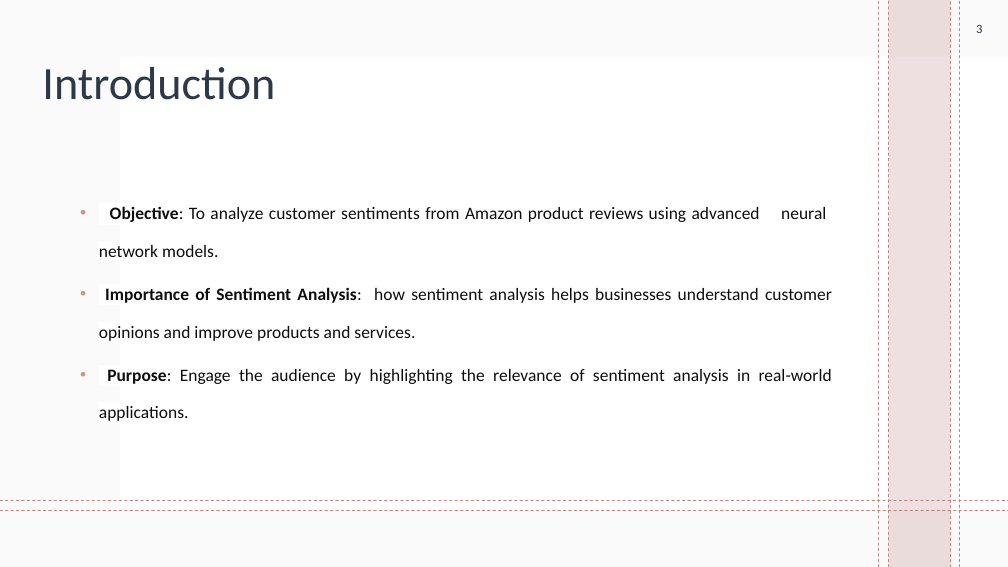
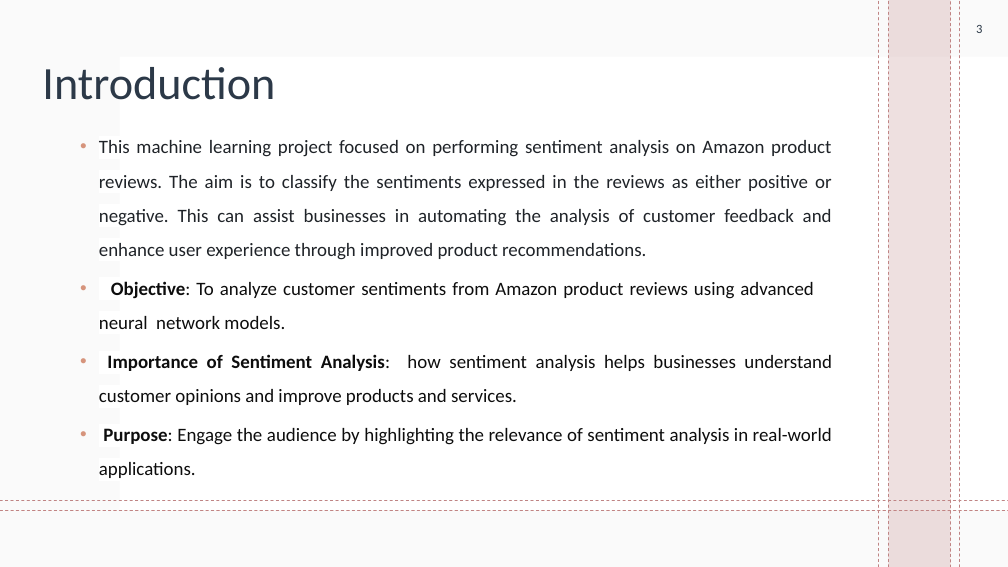
Before and after one commit to Hasansattar/Flaskapp_Amazon_Sentiment_Reviews, a slide deck: slide 3 of Amazon Product Review Sentiments presentation.pptx. Drawn at 1008x567 pixels with LibreOffice and Linux fonts; fonts in the diff are those of the drawing; background and template pictures are left out. Boxes give left, top, right and bottom in pixels: in the first picture for what was removed or moved away, otherwise in the second. Text is boxed around its words. In the diff, an @@ line names an element or a change of style, - is before the commit and + after.

Commit message:
update slides

```diff
--- a/Amazon Product Review Sentiments presentation.pptx
+++ b/Amazon Product Review Sentiments presentation.pptx
@@ text "This machine learning project focused ...": place and size @@
-text "This machine learning project focused ..." at [99,206,832,421]
+text "This machine learning project focused ..." at [99,140,832,478]
@@ text at [99,140,832,260]: paragraph added @@
+  • This machine learning project focused on performing sentiment analysis on Amazon product reviews. The aim is to classify the sentiments expressed in the reviews as either positive or negative. This can assist businesses in automating the analysis of customer feedback and enhance user experience through improved product recommendations.
@@ text at [99,281,832,478]: size 16.6 to 18 pt in "Objective: To analyze customer sentiments from Amazon ...", "Importance of Sentiment Analysis: how sentiment analysis ...", "Purpose: Engage the audience by highlighting the ..."; line spacing 1.8 to 1.5 @@
```
